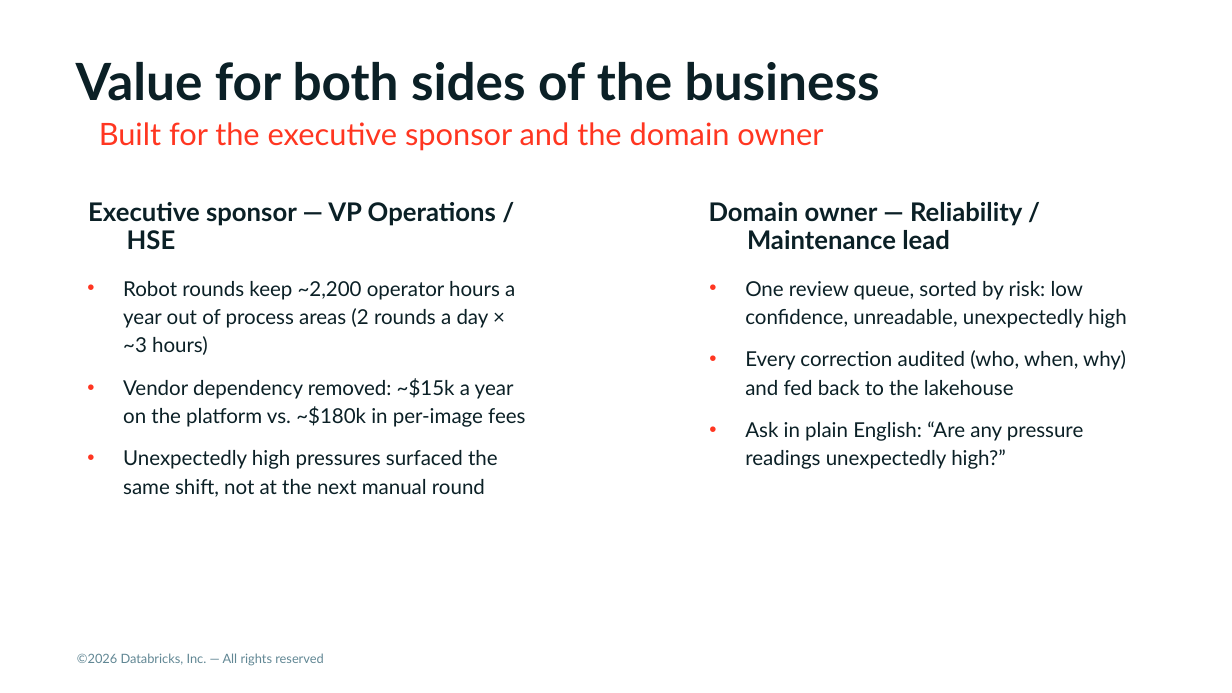
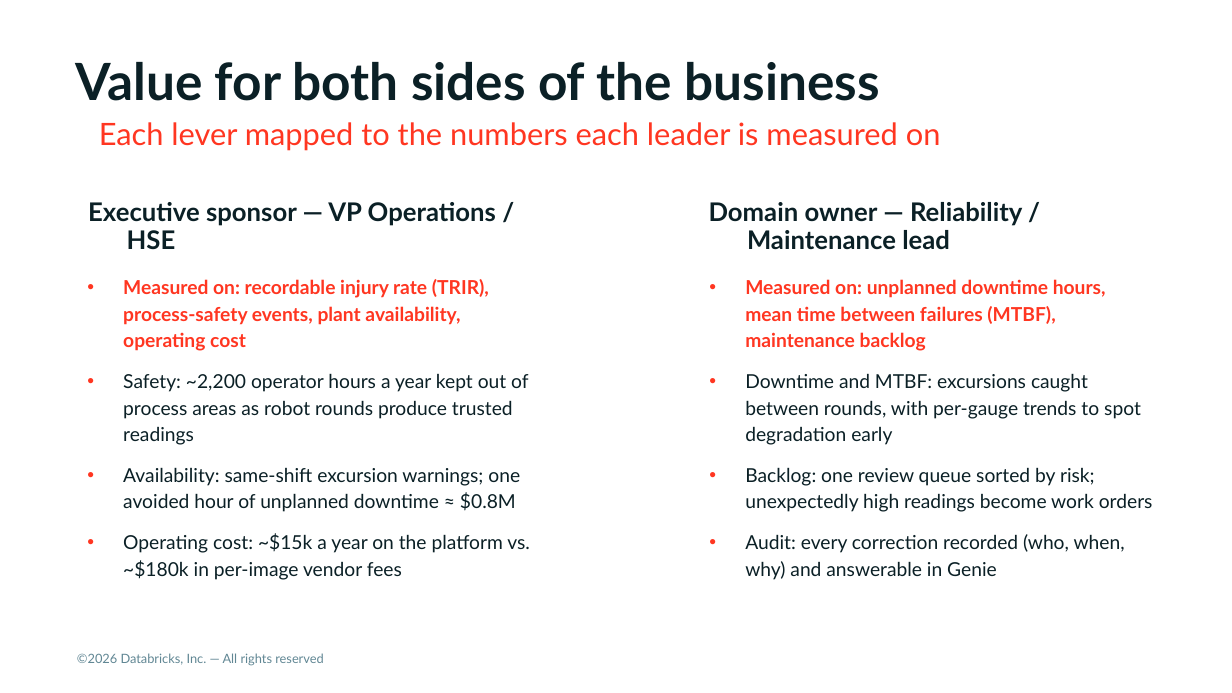
Before and after one commit to admitrewski/pressure-gauge-reader, a slide deck: slide 3 of deck/pressure-gauge-reader.pptx. Drawn at 1232x693 pixels with LibreOffice and Linux fonts; fonts in the diff are those of the drawing; background and template pictures are left out. Boxes give left, top, right and bottom in pixels: in the first picture for what was removed or moved away, otherwise in the second. Text is boxed around its words. In the diff, an @@ line names an element or a change of style, - is before the commit and + after.

Commit message:
Deck: evidence-of-execution appendix and persona scorecard metrics
Appendix A-D carry real run output as text (pipeline event log and
expectations, Unity AI Gateway usage, grants and lineage, Lakebase query,
correction round trip, live app API, Genie SQL and answers). The persona slide
maps each value lever to the metrics each leader is measured on. PDF
re-exported.

```diff
--- a/deck/pressure-gauge-reader.pptx
+++ b/deck/pressure-gauge-reader.pptx
@@ text at (x1=99, y1=122, x2=941, y2=151): text changed @@
-Built for the executive sponsor and the domain owner
+Each lever mapped to the numbers each leader is measured on
@@ text at (x1=123, y1=279, x2=530, y2=580): text changed; size 16 to 15 pt @@
-• Robot rounds keep ~2,200 operator hours a year out of process areas (2 rounds a day × ~3 hours)
-• Vendor dependency removed: ~$15k a year on the platform vs. ~$180k in per-image fees
-• Unexpectedly high pressures surfaced the same shift, not at the next manual round
+• Measured on: recordable injury rate (TRIR), process-safety events, plant availability, operating cost
+• Safety: ~2,200 operator hours a year kept out of process areas as robot rounds produce trusted readings
+• Availability: same-shift excursion warnings; one avoided hour of unplanned downtime ≈ $0.8M
+• Operating cost: ~$15k a year on the platform vs. ~$180k in per-image vendor fees
@@ text at (x1=745, y1=279, x2=1153, y2=580): text changed; size 16 to 15 pt @@
-• One review queue, sorted by risk: low confidence, unreadable, unexpectedly high
-• Every correction audited (who, when, why) and fed back to the lakehouse
-• Ask in plain English: “Are any pressure readings unexpectedly high?”
+• Measured on: unplanned downtime hours, mean time between failures (MTBF), maintenance backlog
+• Downtime and MTBF: excursions caught between rounds, with per-gauge trends to spot degradation early
+• Backlog: one review queue sorted by risk; unexpectedly high readings become work orders
+• Audit: every correction recorded (who, when, why) and answerable in Genie
```
Also in this commit, not shown: 4 slides added, 3 other files.
